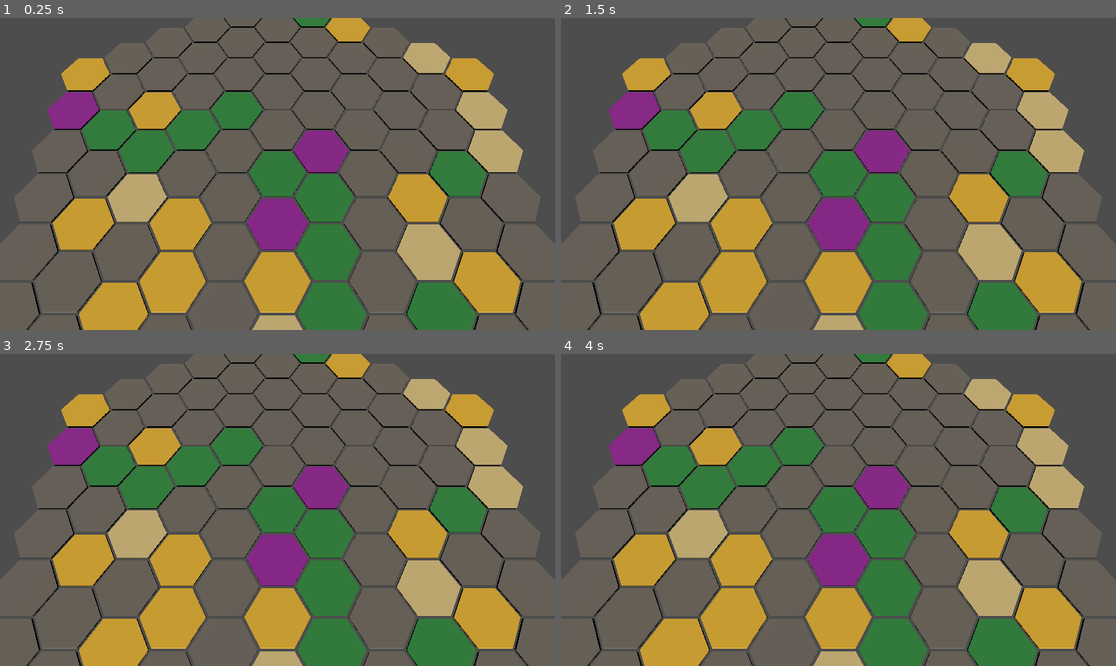
Above: before the commit, frames 1-4 (two rows, left to right).
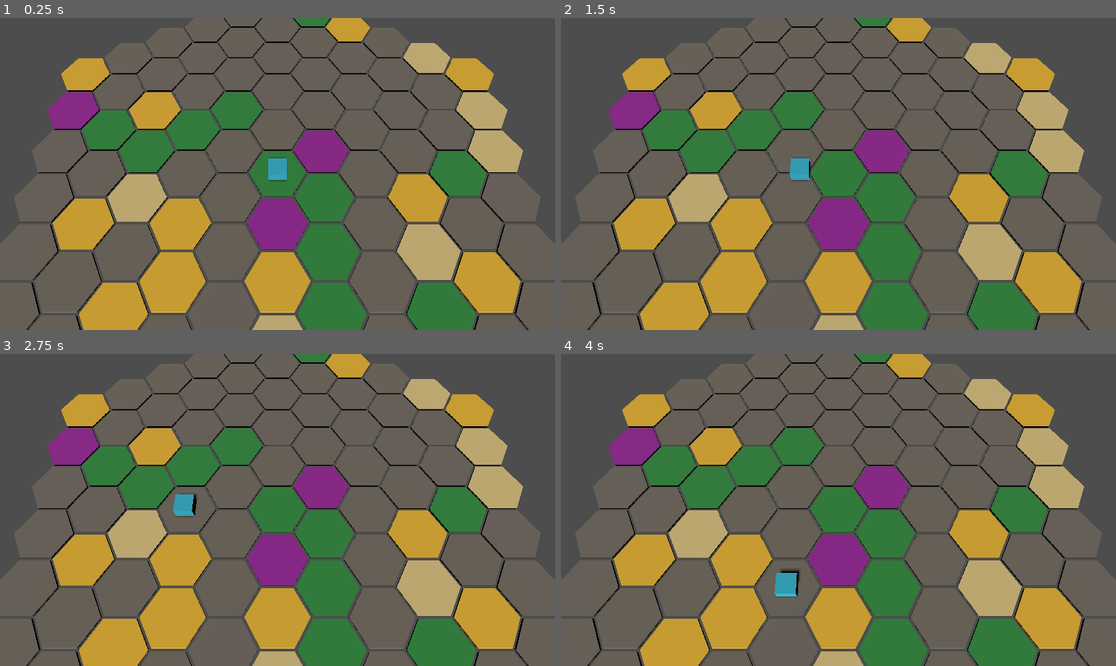
Above: after the commit, the same moments.

Repository: RonStew2019/Xenolith
Game: Godot game, scene res://overworld/hex_overworld.tscn
Two runs of this game, one before a commit and one after it. Both use one fixed random seed, a clock stepped at 60 frames per second and the inputs below. This scene is started directly instead of the project's main scene.
Inputs (mouse positions are in pixels of both pictures, inside the frame that each line leads up to):
- Up to frame 1 (0.25 s): no input
- Up to frame 2 (1.5 s): tap Enter at 0.5 s; move the mouse to (960, 158) at 0.52 s; hold D (move_right) 0.53-1.28 s; hold Right mouse button (cross_right) 0.53-1.28 s; click (960, 158) at 0.67 s; tap Space (jump) at 0.77, 1.25 s; move the mouse to (727, 189) at 1.27 s; hold S (move_back) from 1.28 s (still down); click (727, 189) at 1.35 s
- Up to frame 3 (2.75 s): tap Space (jump) at 1.52 s; tap Enter at 2 s; move the mouse to (333, 441) at 2.02 s; release S (move_back) at 2.03 s; hold D (move_right) from 2.03 s (still down); tap 1 at 2.1 s; click (333, 441) at 2.17 s
- Up to frame 4 (4 s): tap Space (jump) at 2.75, 3.02, 3.77 s; move the mouse to (810, 572) at 2.77 s; release D (move_right) at 2.78 s; hold W (move_forward) 2.78-3.53 s; tap 2 at 2.85 s; click (810, 572) at 2.92 s; tap Enter at 3.5 s; move the mouse to (1005, 556) at 3.52 s; hold A (move_left) from 3.53 s (still down); tap 3 at 3.6 s; click (1005, 556) at 3.67 s

The runs differ from the first frame. In frame 1, 0.2% of the frame differs, in the area x 48-52%, y 44-53%; in frame 2, 0.3%; in frame 3, 0.3%; in frame 4, 0.4%, in the area x 38-44%, y 69-78%.

Commit message:
feat(overworld): add carrier entity with hex movement

Diff:
--- /dev/null
+++ b/overworld/carrier.gd
@@ -0,0 +1,220 @@
+extends Node3D
+class_name Carrier
+## The player's mobile carrier on the hex overworld.
+##
+## A strategic-layer entity — part aircraft carrier, part oil rig, part
+## nuclear plant.  Parks on hex cells, moves via click-to-move, and will
+## eventually harvest resources and launch mechs.
+##
+## Does NOT handle combat — that's the mech layer's job.
+
+# -- Signals ---------------------------------------------------------------
+
+## Emitted after the carrier finishes moving to a new hex.
+signal moved(from_hex: Vector2i, to_hex: Vector2i)
+
+## Emitted when the carrier parks on a hex.
+signal parked(hex_coords: Vector2i)
+
+# -- Exported Stats --------------------------------------------------------
+
+## Maximum hex distance the carrier can move per action.
+@export var move_range: int = 2
+
+## Current hull integrity.
+@export var hull: float = 100.0
+
+## Maximum hull integrity.
+@export var max_hull: float = 100.0
+
+# -- State -----------------------------------------------------------------
+
+## Current axial position on the hex grid.
+var current_hex: Vector2i = Vector2i.ZERO
+
+## Reference to the parent hex grid.  Set via [method initialize] or
+## auto-discovered in [method _ready].
+var hex_grid: HexGrid = null
+
+## Guards against input while a move tween is running.
+var is_moving: bool = false
+
+# -- Constants -------------------------------------------------------------
+
+## Carrier body colour — teal / cyan so it pops against terrain.
+const CARRIER_COLOR: Color = Color(0.2, 0.7, 0.8)
+
+## Height offset so the carrier sits visibly on top of the hex prism.
+const CARRIER_Y_OFFSET: float = 0.3
+
+## Duration of the movement tween in seconds.
+const MOVE_TWEEN_DURATION: float = 0.3
+
+# -- Lifecycle -------------------------------------------------------------
+
+func _ready() -> void:
+	_create_visual()
+	# Auto-discover the HexGrid sibling if nobody called initialize() yet.
+	if hex_grid == null and get_parent() != null:
+		hex_grid = get_parent().get_node_or_null("HexGrid") as HexGrid
+	if hex_grid != null and not _is_parked():
+		_snap_to_hex(current_hex.x, current_hex.y)
+		_park(current_hex.x, current_hex.y)
+
+
+# -- Public API ------------------------------------------------------------
+
+## Set up the carrier on a specific grid at a starting hex.
+func initialize(grid: HexGrid, start_q: int = 0, start_r: int = 0) -> void:
+	hex_grid = grid
+	_snap_to_hex(start_q, start_r)
+	_park(start_q, start_r)
+
+
+## Move to the target hex with a smooth tween.
+##
+## Unparks from the current hex, tweens world position, then parks on the
+## new hex.  Emits [signal moved] on completion.
+func move_to_hex(target_q: int, target_r: int) -> void:
+	if is_moving:
+		return
+
+	var from := current_hex
+	_unpark()
+
+	is_moving = true
+	var target_world := hex_grid.axial_to_world(target_q, target_r)
+	target_world.y = CARRIER_Y_OFFSET
+
+	var tween := create_tween()
+	tween.tween_property(self, "position", target_world, MOVE_TWEEN_DURATION) \
+		.set_trans(Tween.TRANS_SINE).set_ease(Tween.EASE_IN_OUT)
+	await tween.finished
+
+	current_hex = Vector2i(target_q, target_r)
+	is_moving = false
+	_park(target_q, target_r)
+	moved.emit(from, current_hex)
+
+
+## Return all hexes reachable this turn (within [member move_range] and
+## not blocked by another occupant).
+func get_reachable_hexes() -> Array[HexCell]:
+	if hex_grid == null:
+		return [] as Array[HexCell]
+
+	var candidates := hex_grid.get_cells_in_range(
+		current_hex.x, current_hex.y, move_range
+	)
+	var reachable: Array[HexCell] = []
+	for cell: HexCell in candidates:
+		# Skip own hex and occupied hexes.
+		if cell.axial_coords() == current_hex:
+			continue
+		if cell.occupant != null:
+			continue
+		reachable.append(cell)
+	return reachable
+
+
+# -- Input -----------------------------------------------------------------
+
+func _unhandled_input(event: InputEvent) -> void:
+	if not event is InputEventMouseButton:
+		return
+	var mb := event as InputEventMouseButton
+	if mb.button_index != MOUSE_BUTTON_LEFT or not mb.pressed:
+		return
+	if is_moving or hex_grid == null:
+		return
+
+	var target := _get_hex_under_mouse(mb)
+	if target == current_hex:
+		return
+
+	var cell := hex_grid.get_cell(target.x, target.y)
+	if cell == null:
+		return  # Clicked outside the grid.
+	if cell.occupant != null:
+		return  # Hex already occupied.
+
+	# Range check — use HexCell.distance_to() for correctness.
+	var origin_cell := hex_grid.get_cell(current_hex.x, current_hex.y)
+	if origin_cell == null:
+		return
+	if origin_cell.distance_to(cell) > move_range:
+		return
+
+	move_to_hex(target.x, target.y)
+
+
+# -- Parking (private) ----------------------------------------------------
+
+## Claim a hex cell by setting its occupant to this carrier.
+func _park(q: int, r: int) -> void:
+	var cell := hex_grid.get_cell(q, r)
+	if cell != null:
+		cell.occupant = self
+	parked.emit(Vector2i(q, r))
+
+
+## Release the currently occupied hex cell.
+func _unpark() -> void:
+	var cell := hex_grid.get_cell(current_hex.x, current_hex.y)
+	if cell != null:
+		cell.occupant = null
+
+
+## Check whether we're already parked somewhere.
+func _is_parked() -> bool:
+	if hex_grid == null:
+		return false
+	var cell := hex_grid.get_cell(current_hex.x, current_hex.y)
+	return cell != null and cell.occupant == self
+
+
+# -- Movement Helpers (private) --------------------------------------------
+
+## Teleport to a hex without tweening.  Used for initial placement.
+func _snap_to_hex(q: int, r: int) -> void:
+	current_hex = Vector2i(q, r)
+	var world_pos := hex_grid.axial_to_world(q, r)
+	position = Vector3(world_pos.x, CARRIER_Y_OFFSET, world_pos.z)
+
+
+## Project the mouse click onto the Y=0 plane and convert to axial coords.
+##
+## Uses camera ray math — no physics bodies required.
+func _get_hex_under_mouse(event: InputEventMouseButton) -> Vector2i:
+	var camera := get_viewport().get_camera_3d()
+	if camera == null:
+		return current_hex
+	var from := camera.project_ray_origin(event.position)
+	var dir := camera.project_ray_normal(event.position)
+	# Intersect with the Y = 0 plane.
+	if is_zero_approx(dir.y):
+		return current_hex  # Ray parallel to ground — bail.
+	var t := -from.y / dir.y
+	var hit := from + dir * t
+	return hex_grid.world_to_axial(hit)
+
+
+# -- Visual Construction (private) ----------------------------------------
+
+## Build a simple placeholder mesh so the carrier is visible on the grid.
+##
+## A squat teal box — nothing fancy, we'll swap in a real model later.
+func _create_visual() -> void:
+	var mesh_instance := MeshInstance3D.new()
+	var box := BoxMesh.new()
+	box.size = Vector3(1.2, 0.8, 1.2)
+	mesh_instance.mesh = box
+	# Shift the mesh up so its base sits at Y=0 of this node (which is
+	# already at CARRIER_Y_OFFSET above the hex surface).
+	mesh_instance.position.y = box.size.y / 2.0
+
+	var mat := StandardMaterial3D.new()
+	mat.albedo_color = CARRIER_COLOR
+	mesh_instance.material_override = mat
+
+	add_child(mesh_instance)
--- a/overworld/hex_overworld.tscn
+++ b/overworld/hex_overworld.tscn
@@ -1,6 +1,7 @@
-[gd_scene load_steps=2 format=3]
+[gd_scene load_steps=3 format=3]
 
 [ext_resource type="Script" path="res://overworld/hex_grid.gd" id="1"]
+[ext_resource type="Script" path="res://overworld/carrier.gd" id="2"]
 
 [node name="HexOverworld" type="Node3D"]
 
@@ -9,6 +10,9 @@
 grid_radius = 5
 cell_size = 2.0
 
+[node name="Carrier" type="Node3D" parent="."]
+script = ExtResource("2")
+
 [node name="Camera3D" type="Camera3D" parent="."]
 transform = Transform3D(1, 0, 0, 0, 0.447214, 0.894427, 0, -0.894427, 0.447214, 0, 20, 10)
 fov = 50.0
